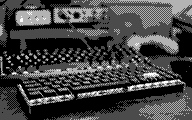
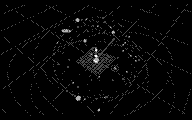
Comparing the layer stacks of the two 192 × 120 images. Changes:
added layer "0076" in group "Group 1" over (0, 4, 192, 116)
added layer "0075" in group "Group 1" over (0, 4, 192, 116)
added layer "0074" in group "Group 1" over (0, 0, 192, 120)
